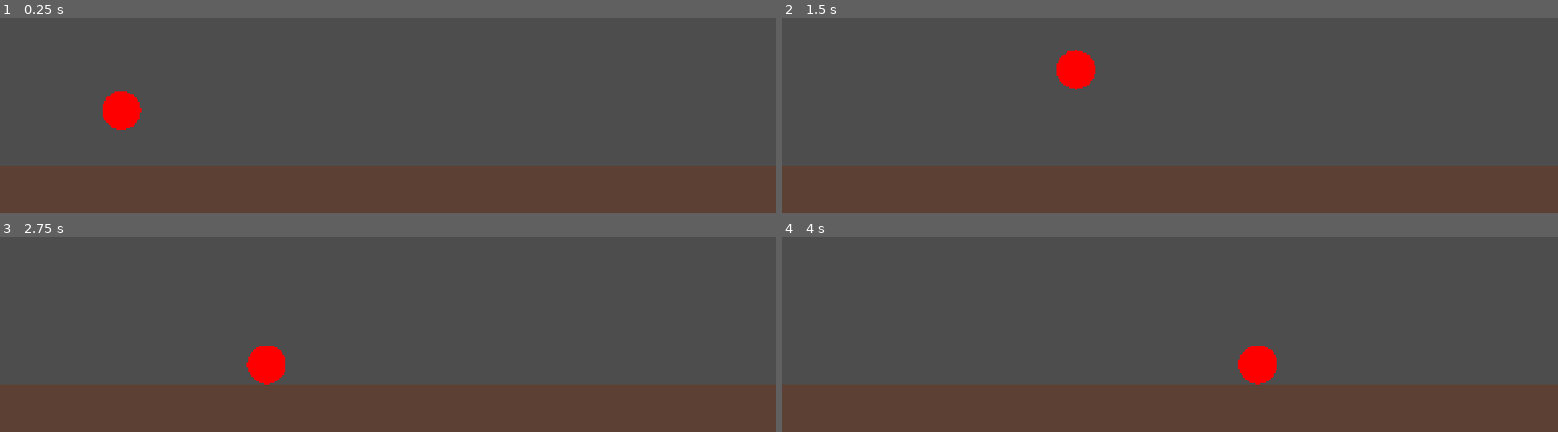
Above: before the commit, frames 1-4 (two rows, left to right).
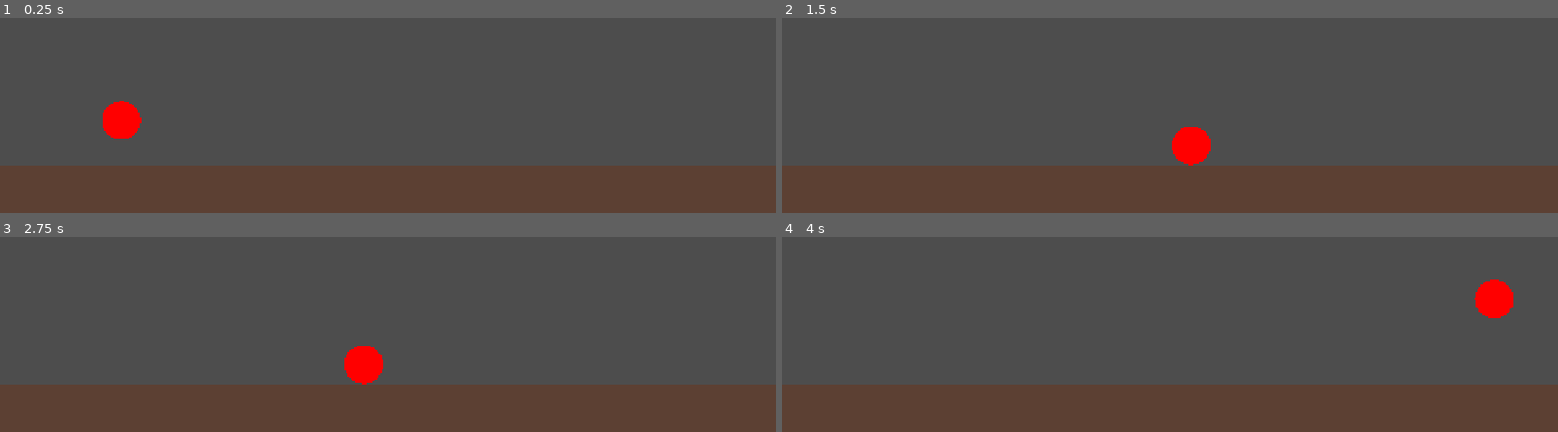
Above: after the commit, the same moments.

Repository: rrozasr-code/pomponcitos
Game: Godot game, scene res://niveles/nivel_00_prueba.tscn
Two runs of this game, one before a commit and one after it. Both use one fixed random seed, a clock stepped at 60 frames per second and the inputs below.
Inputs:
- Up to frame 1 (0.25 s): no input
- Up to frame 2 (1.5 s): hold Right from 0.53 s (still down); tap Space at 0.77 s
- Up to frame 3 (2.75 s): tap Space at 1.52 s; release Right at 2.03 s; hold Left from 2.03 s (still down)
- Up to frame 4 (4 s): release Left at 2.78 s; hold Right from 2.78 s (still down); tap Space at 3.02, 3.77 s

The runs differ from the first frame. In frame 1, 0.5% of the frame differs, in the area x 13-19%, y 37-62%; in frame 2, 1.6%, in the area x 35-56%, y 16-76%; in frame 3, 1.6%; in frame 4, 1.6%.

Commit message:
Ajustar velocidad y gravedad del pompon desde el Inspector
Valores probados y elegidos jugando en el editor: velocidad 500,
gravedad 2000 (se sienten mas rapidos y pesados que los default).

Co-Authored-By: Claude Sonnet 5 <noreply@anthropic.com>

Diff:
--- a/escenas/pompon.tscn
+++ b/escenas/pompon.tscn
@@ -1,12 +1,14 @@
-[gd_scene load_steps=3 format=3]
+[gd_scene format=3 uid="uid://b8t4gn533lwih"]
 
-[ext_resource type="Script" path="res://scripts/pompon.gd" id="1"]
+[ext_resource type="Script" uid="uid://by87xalphlwl6" path="res://scripts/pompon.gd" id="1"]
 
 [sub_resource type="CircleShape2D" id="1"]
 radius = 32.0
 
-[node name="Pompon" type="CharacterBody2D"]
+[node name="Pompon" type="CharacterBody2D" unique_id=477288747]
 script = ExtResource("1")
+velocidad = 500.0
+gravedad = 2000.0
 
-[node name="ColisionPompon" type="CollisionShape2D" parent="."]
+[node name="ColisionPompon" type="CollisionShape2D" parent="." unique_id=1279454220]
 shape = SubResource("1")
